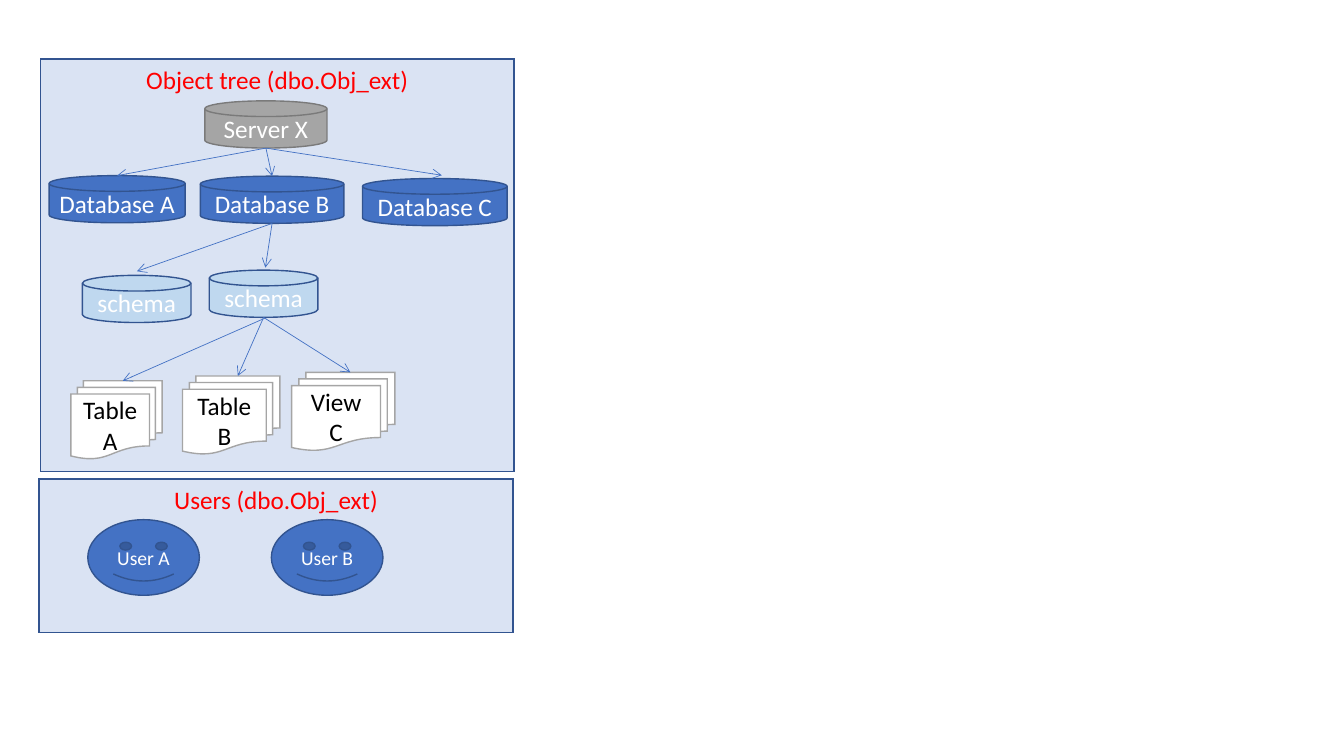
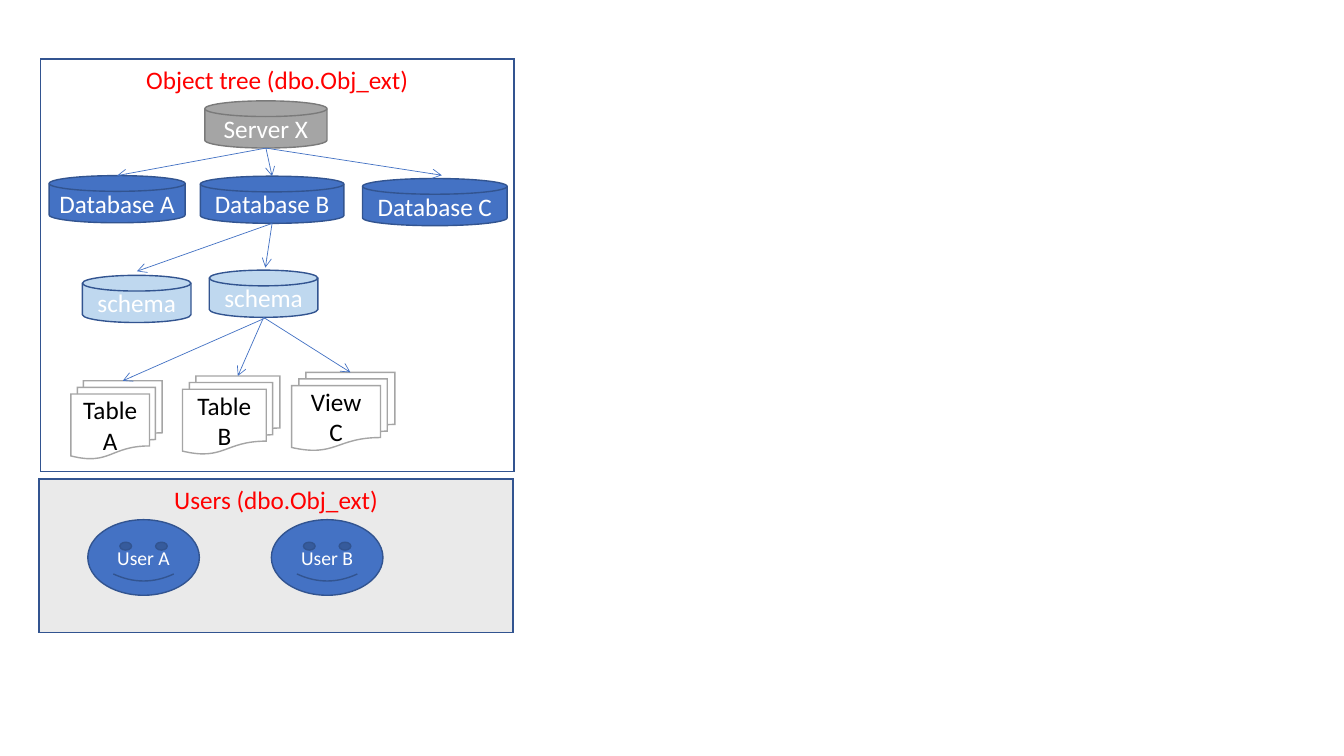
Before and after one commit to basvdberg/BETL, a slide deck: slide 5 of image/betl_architecture.pptx (slide 2 before the commit). Drawn at 1344x756 pixels with LibreOffice and Linux fonts; fonts in the diff are those of the drawing. Boxes give left, top, right and bottom in pixels: in the first picture for what was removed or moved away, otherwise in the second. Text is boxed around its words. In the diff, an @@ line names an element or a change of style, - is before the commit and + after.

```diff
--- a/image/betl_architecture.pptx
+++ b/image/betl_architecture.pptx
@@ rectangle "Object tree (dbo.Obj_ext)" at (x1=40, y1=59, x2=514, y2=472): fill #DAE3F3 to #FFFFFF @@
@@ rectangle "Users (dbo.Obj_ext)" at (x1=39, y1=479, x2=513, y2=632): fill #DAE3F3 to #EAEAEA @@
```
Also in this commit, not shown: 2 other slides changed, 7 slides added, 1 slide removed, 26 other files.
